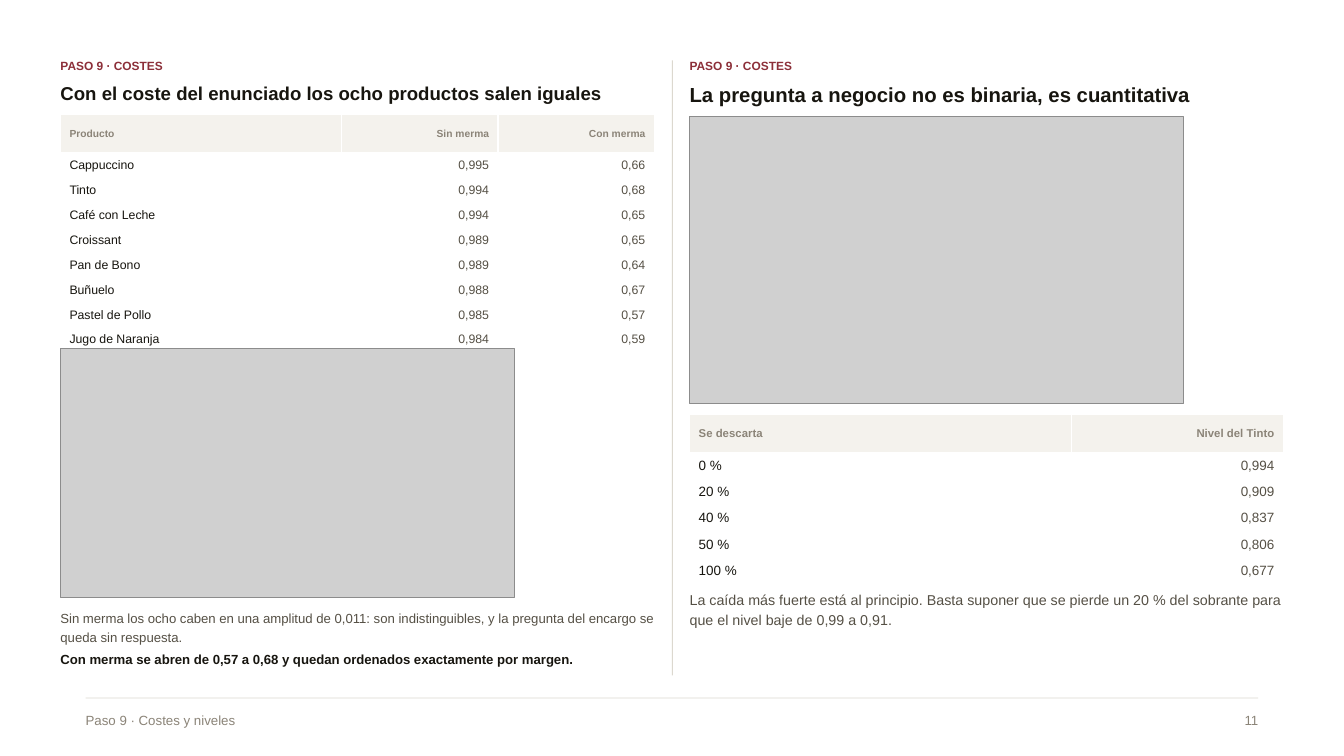
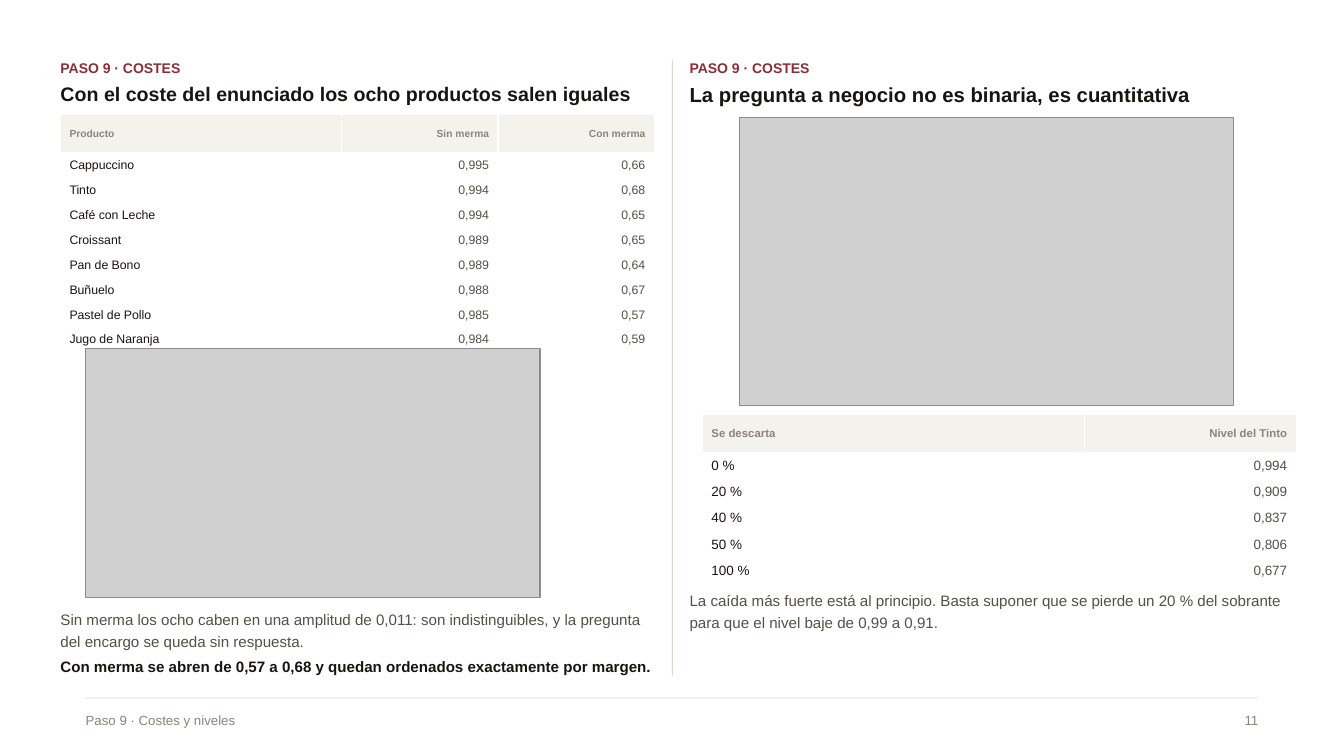
Before and after one commit to Danilo22m/Prueba_Tostao, a slide deck: slide 11 of Presentacion_Caso_A_compacta.pptx. Drawn at 1344x756 pixels with LibreOffice and Linux fonts; fonts in the diff are those of the drawing; grey boxes stand for pictures. Boxes give left, top, right and bottom in pixels: in the first picture for what was removed or moved away, otherwise in the second. Text is boxed around its words. In the diff, an @@ line names an element or a change of style, - is before the commit and + after.

```diff
--- a/Presentacion_Caso_A_compacta.pptx
+++ b/Presentacion_Caso_A_compacta.pptx
@@ text "PASO 9 · COSTES" at (x1=60, y1=63, x2=180, y2=73): size 8.5 to 10 pt @@
@@ text "PASO 9 · COSTES" at (x1=690, y1=63, x2=809, y2=73): size 8.5 to 10 pt @@
@@ text "Con el coste del enunciado ..." at (x1=60, y1=86, x2=631, y2=105): size 13.3 to 14 pt @@
@@ picture moved from (x1=690, y1=117, x2=1184, y2=404) to (x1=740, y1=118, x2=1234, y2=405) @@
@@ picture moved from (x1=60, y1=349, x2=515, y2=598) to (x1=86, y1=349, x2=540, y2=598) @@
@@ table moved from (x1=690, y1=414, x2=1284, y2=584) to (x1=703, y1=414, x2=1297, y2=584) @@
@@ text "La caída más fuerte está ..." at (x1=690, y1=595, x2=1281, y2=631): size 10.2 to 10.8 pt @@
@@ text "Sin merma los ocho caben ..." at (x1=60, y1=614, x2=651, y2=675): size 9.4 to 10.8 pt @@
```
Also in this commit, not shown: 21 other slides changed, 2 slides removed, 1 other file.
